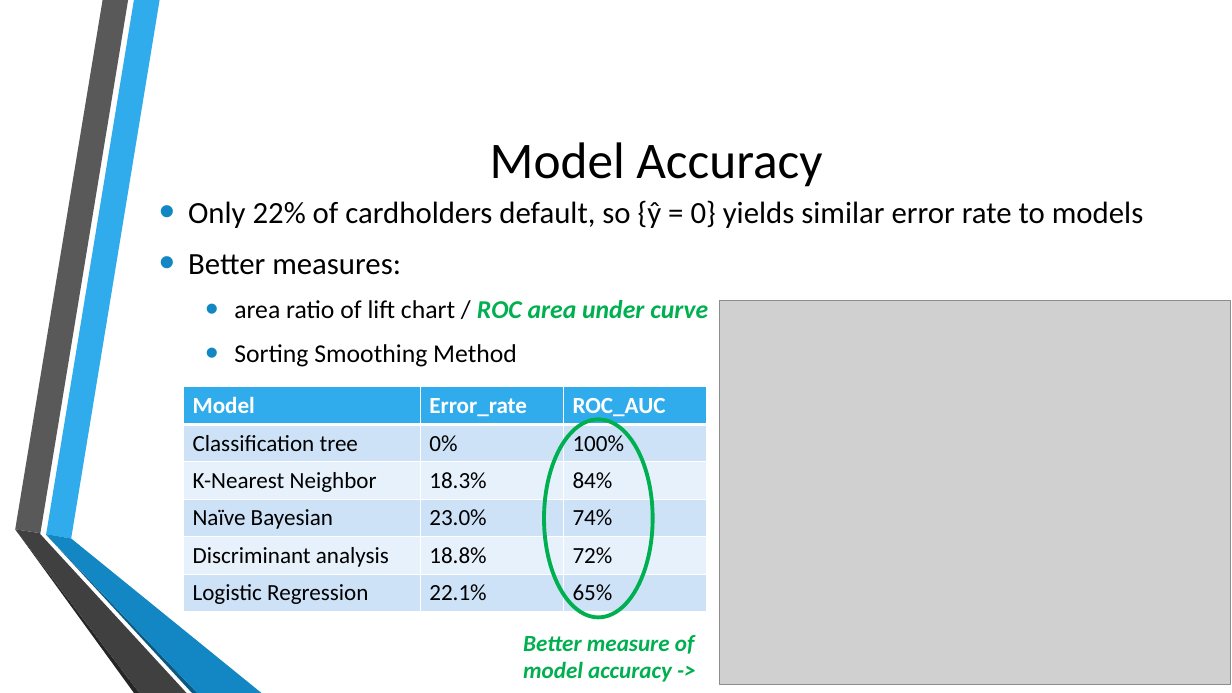
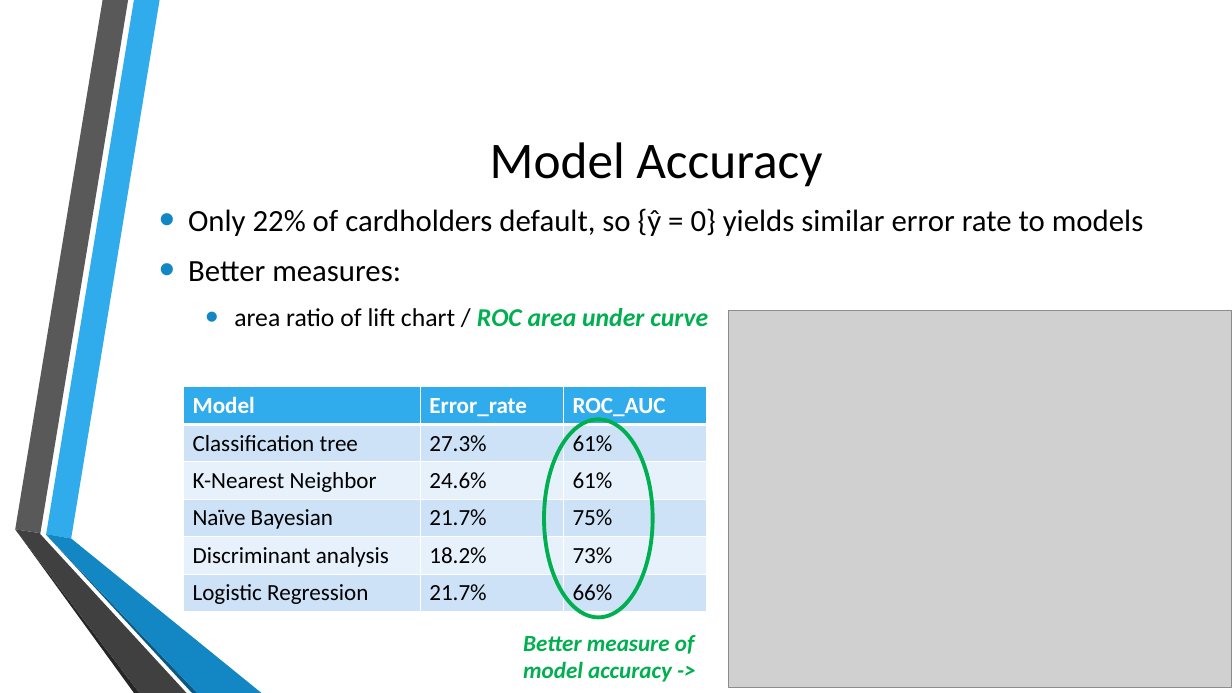
Before and after one commit to jb08/credit_card_default_ML, a slide deck: slide 5 of Predicting_Credit_Card_defaults.pptx. Drawn at 1232x693 pixels with LibreOffice and Linux fonts; fonts in the diff are those of the drawing; grey boxes stand for pictures; background and template pictures are left out. Boxes give left, top, right and bottom in pixels: in the first picture for what was removed or moved away, otherwise in the second. Text is boxed around its words. In the diff, an @@ line names an element or a change of style, - is before the commit and + after.

Commit message:
presentation added

```diff
--- a/Predicting_Credit_Card_defaults.pptx
+++ b/Predicting_Credit_Card_defaults.pptx
@@ text "Only 22% of cardholders default, ...": place and size @@
-text "Only 22% of cardholders default, ..." at [188,200,1143,367]
+text "Only 22% of cardholders default, ..." at [188,208,1143,327]
@@ picture: place and size @@
-picture at [719,301,1230,685]
+picture at [729,311,1232,688]
@@ text at [234,344,517,367]: paragraph removed @@
-  • Sorting Smoothing Method
@@ table at [183,387,706,612] @@
-row 2, column 2: 0%
+row 2, column 2: 27.3%
-row 2, column 3: 100%
+row 2, column 3: 61%
-row 3, column 2: 18.3%
+row 3, column 2: 24.6%
-row 3, column 3: 84%
+row 3, column 3: 61%
-row 4, column 2: 23.0%
+row 4, column 2: 21.7%
-row 4, column 3: 74%
+row 4, column 3: 75%
-row 5, column 2: 18.8%
+row 5, column 2: 18.2%
-row 5, column 3: 72%
+row 5, column 3: 73%
-row 6, column 2: 22.1%
+row 6, column 2: 21.7%
-row 6, column 3: 65%
+row 6, column 3: 66%
```
Also in this commit, not shown: 7 other slides changed, 9 other files.
